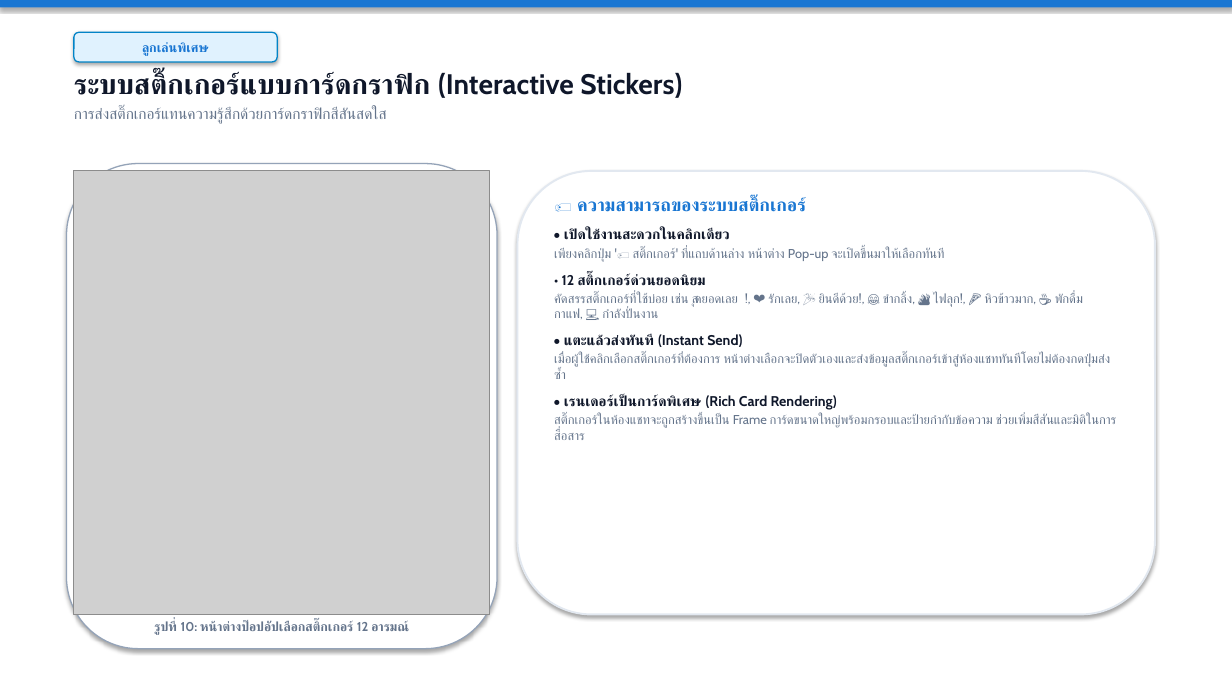
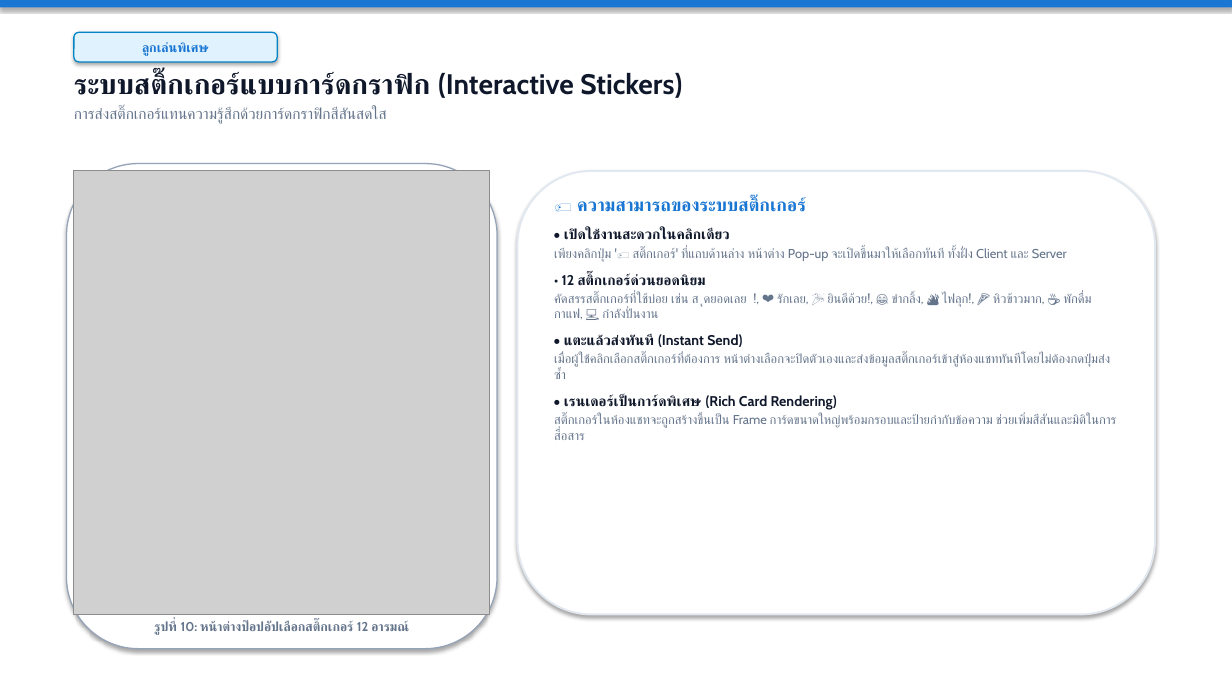
Before and after one commit to jetsada117/network-chat-project, a slide deck: slide 7 of Chat_Application_Manual.pptx (slide 10 before the commit). Drawn at 1232x693 pixels with LibreOffice and Linux fonts; fonts in the diff are those of the drawing; grey boxes stand for pictures. Boxes give left, top, right and bottom in pixels: in the first picture for what was removed or moved away, otherwise in the second. Text is boxed around its words. In the diff, an @@ line names an element or a change of style, - is before the commit and + after.

```diff
--- a/Chat_Application_Manual.pptx
+++ b/Chat_Application_Manual.pptx
@@ text at [554, 247, 1067, 261]: text changed @@
-เพียงคลิกปุ่ม '🏷️ สติ๊กเกอร์' ที่แถบด้านล่าง หน้าต่าง Pop-up จะเปิดขึ้นมาให้เลือกทันที
+เพียงคลิกปุ่ม '🏷️ สติ๊กเกอร์' ที่แถบด้านล่าง หน้าต่าง Pop-up จะเปิดขึ้นมาให้เลือกทันที ทั้งฝั่ง Client และ Server
```
Also in this commit, not shown: 8 other slides changed, 5 slides removed, 22 other files.
